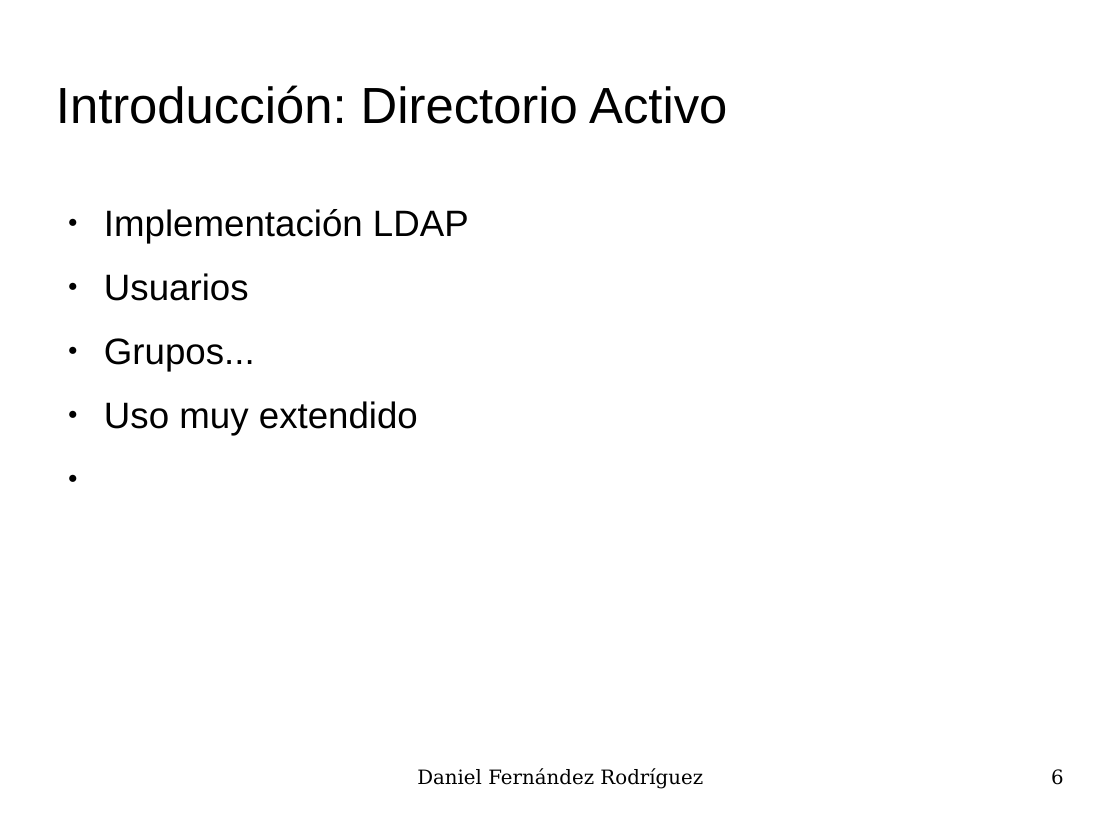
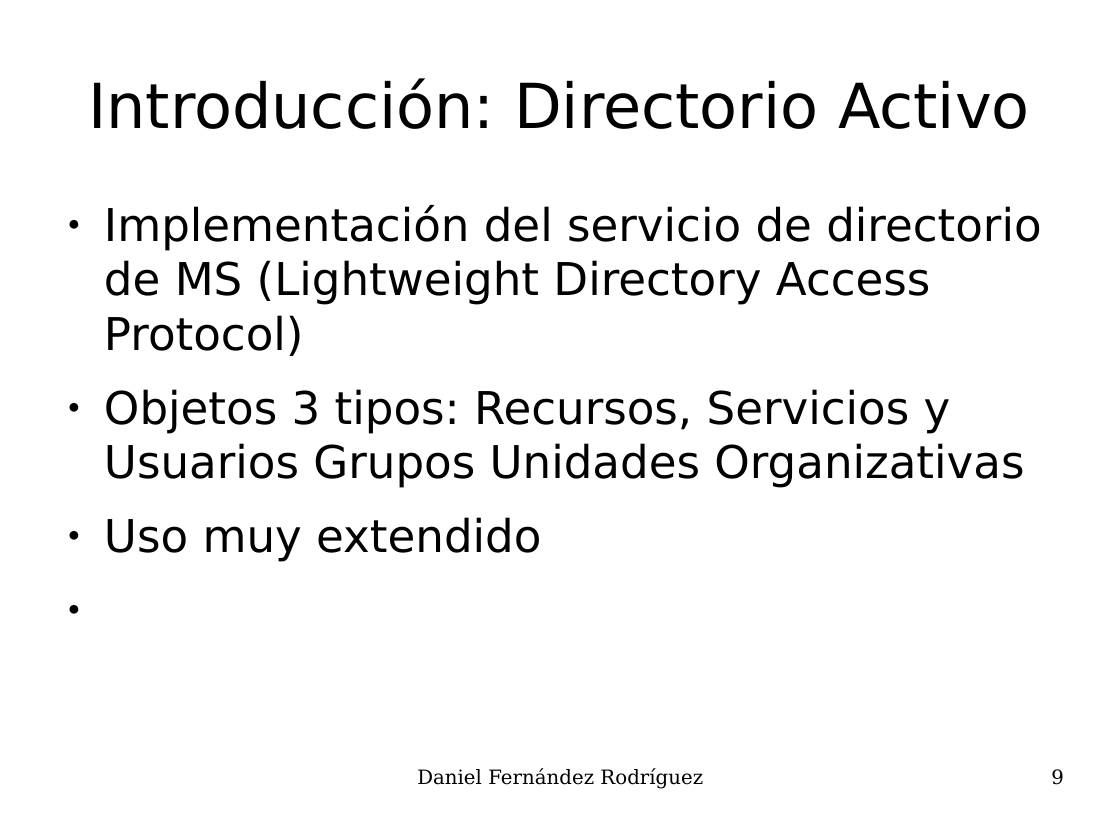
Before and after one commit to UO180222/tfg, a slide deck: slide 9 of docs/presentacion.odp (slide 6 before the commit). Drawn at 1120x840 pixels with LibreOffice and Linux fonts; fonts in the diff are those of the drawing; background and template pictures are left out. Boxes give left, top, right and bottom in pixels: in the first picture for what was removed or moved away, otherwise in the second. Text is boxed around its words. In the diff, an @@ line names an element or a change of style, - is before the commit and + after.

```diff
--- a/docs/presentacion.odp
+++ b/docs/presentacion.odp
@@ title "Introducción: Directorio Activo" at [88,78,1030,129]: size 36 to 44 pt, font Arial to DejaVu Sans; alignment left to centre @@
@@ text at [104,205,1041,488]: text changed; size 26 to 32 pt; font Arial to DejaVu Sans @@
-● Implementación LDAP
-● Usuarios
-● Grupos...
+● Implementación del servicio de directorio de MS (Lightweight Directory Access Protocol)
+● Objetos 3 tipos: Recursos, Servicios y Usuarios Grupos Unidades Organizativas
@@ text at [104,517,541,562]: size 26 to 32 pt, font Arial to DejaVu Sans in "Uso muy extendido" @@
@@ page number at [1051,769,1064,785]: text changed @@
-6
+9
```
Also in this commit, not shown: 17 other slides changed, 4 slides added.
